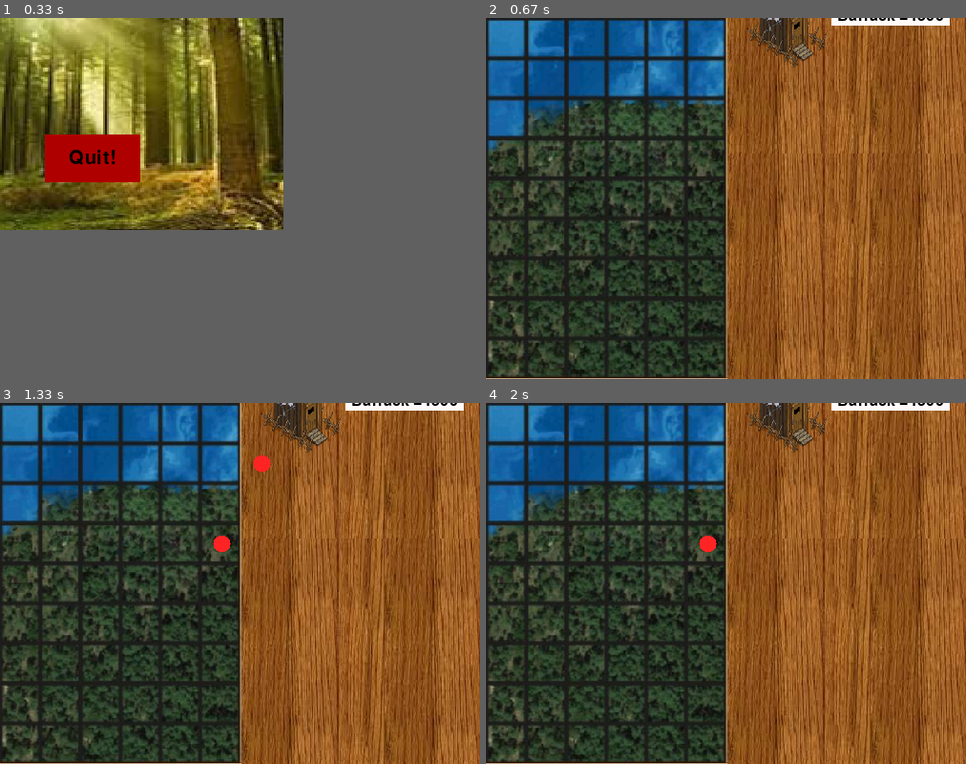
Above: before the commit, frames 1-4 (two rows, left to right).
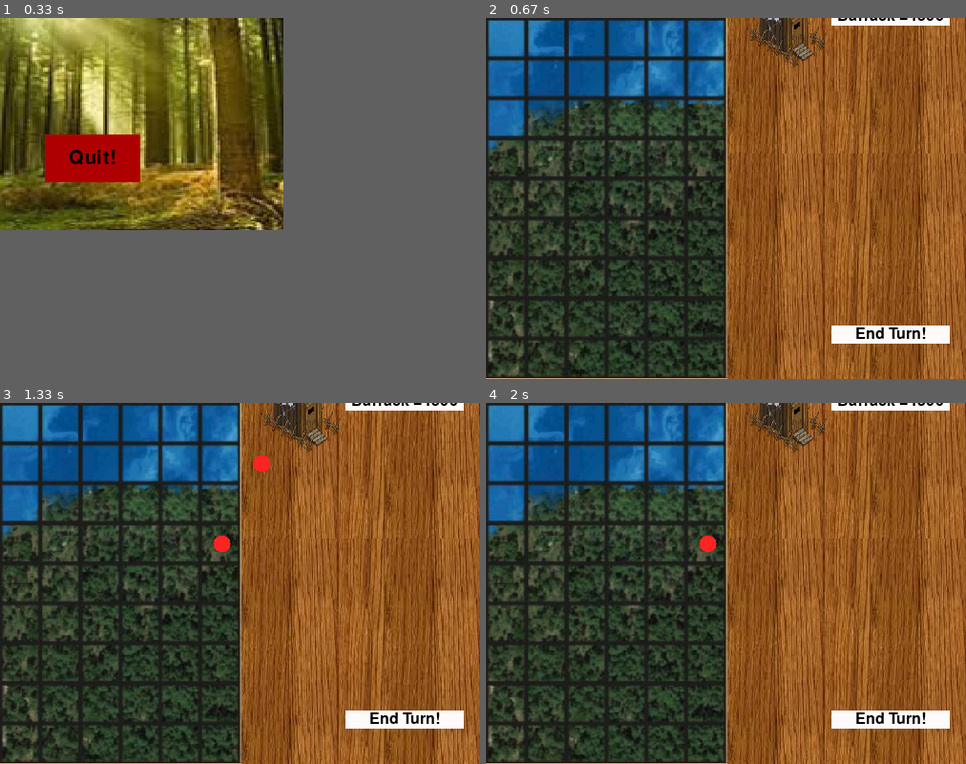
Above: after the commit, the same moments.

Repository: EljakimHerrewijnen/Project2_HRO_PyGame
Game: pygame game, started from Project 2 VisualStudio/Project 2 VisualStudio/Project_2_VisualStudio.py
Same seed, same stepped clock (60 frames per second), same inputs: the game is played once before the commit and once after it.
Inputs (mouse positions are % of the whole screen's width and height, from its top left):
- Up to frame 1 (0.33 s): no input
- Up to frame 2 (0.67 s): press the mouse at (20, 69) at 0.37 s; move the mouse to (34, 63) at 0.47 s; release the mouse at (48, 57) at 0.6 s
- Up to frame 3 (1.33 s): press the mouse at (92, 94) at 0.7 s; move the mouse to (75, 68) at 0.8 s; release the mouse at (57, 42) at 0.93 s; press the mouse at (92, 5) at 1.03 s; move the mouse to (85, 31) at 1.13 s; release the mouse at (79, 58) at 1.27 s
- Up to frame 4 (2 s): hold Up 1.33-1.63 s; press the mouse at (92, 28) at 1.7 s; move the mouse to (55, 49) at 1.8 s; release the mouse at (17, 70) at 1.93 s
The pictures show only the part of the screen within x 50-100%, y 50-100%; the shares and areas given below are measured in that part.

Frame 1 is identical in both runs. In frame 2, 1.2% of the frame differs, in the area x 71-97%, y 85-91%; in frame 3, 1.2%; in frame 4, 1.2%.

Commit message:
Buttons Tile
Buttons voor Tile.py ingevoegd

Diff:
--- a/Project 2 VisualStudio/Project 2 VisualStudio/Tile.py
+++ b/Project 2 VisualStudio/Project 2 VisualStudio/Tile.py
@@ -165,11 +165,13 @@
 
     #fonts voor de text
     font1 = pygame.font.Font("freesansbold.ttf", 16)
+    click = pygame.mouse.get_pressed()
 
     while not done:
         for event in pygame.event.get():    #get all user events
             if event.type == pygame.QUIT:   #Option to quit
                 done = True
+
             # if a key is pressed move the soldier
             if event.type == KEYDOWN and soldierPos[0] < Mapwidth - 1:
                 if (event.key == K_RIGHT):
@@ -248,6 +250,28 @@
         textRect.center = ( (865+(124/2)), (367+(9)) )
         screen.blit(textSurf, textRect)
 
+        if 865 + 124 > mouse[0] > 865 and 700 + 19 > mouse[1] > 700:
+            pygame.draw.rect(screen, cyan, (865,700,124,19))
+        else:
+            pygame.draw.rect(screen, white, (865,700,124,19))
+        textSurf, textRect = text_objects('End Turn!', font1)
+        textRect.center = ( (865+(124/2)), (700+(9)) )
+        screen.blit(textSurf, textRect)
+
+        #Clickable Buttons. Code voor het click Event               Door Eljakim
+        if 865 + 124 > mouse[0] > 865 and 700 + 19 > mouse[1] > 700 and pygame.mouse.get_pressed()[0]:
+            print("End Turn")           #Turn Code
+        elif 865 + 124 > mouse[0] > 865 and 31 + 19 > mouse[1] > 31 and pygame.mouse.get_pressed()[0]:
+            print("soldier")                        #Soldier f150 code
+        elif 865 + 124 > mouse[0] > 865 and 115 + 19 > mouse[1] > 115 and pygame.mouse.get_pressed()[0]:
+            print("Robot")   #Robot f300
+        elif 865 + 124 > mouse[0] > 865 and 199 + 19 > mouse[1] > 199 and pygame.mouse.get_pressed()[0]:
+            print("Tank")  #Tank f750
+        elif 865 + 124 > mouse[0] > 865 and 283 + 19 > mouse[1] > 283 and pygame.mouse.get_pressed()[0]:
+            print("Boat")  #Boat
+        elif 865 + 124 > mouse[0] > 865 and 367 + 19 > mouse[1] > 367 and pygame.mouse.get_pressed()[0]:
+            print("Barrack")  #Barrack
+
         #print BuyScreen
         placePositionY = 10
         placePositionX = Tilesize * 2 + 5
--- a/Project 2 VisualStudio/Project 2 VisualStudio/Units.py
+++ b/Project 2 VisualStudio/Project 2 VisualStudio/Units.py
@@ -72,7 +72,7 @@
         global currentTile
         if currentTile == 2:
             AddUnit = Node(Units (Clicks, "Soldier", 11), AddUnit)
-            Player.currency -= 120
+            Player1.currency -= 120
             print(AddUnit.Value.id)
             print(AddUnit.Value.unittype)
         else:
